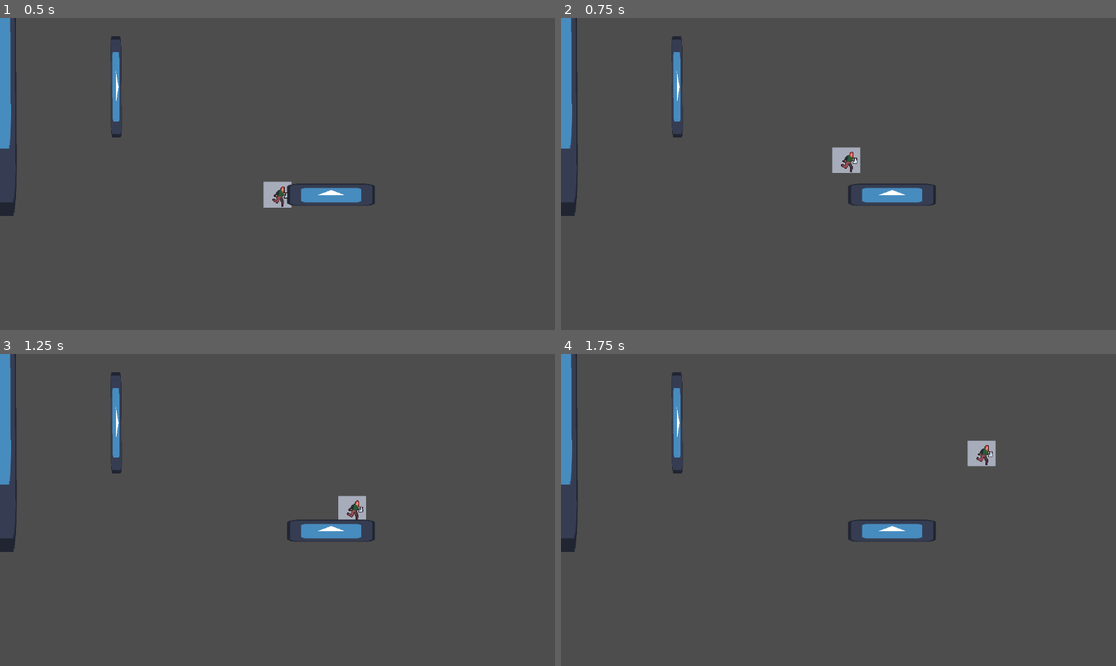
Above: before the commit, frames 1-4 (two rows, left to right).
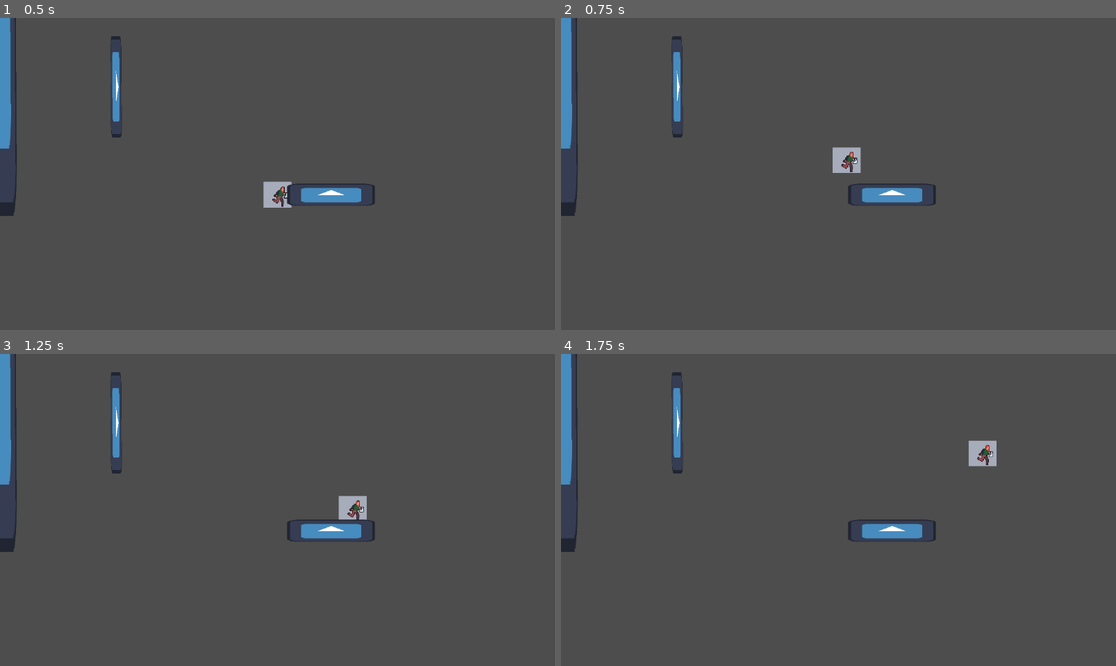
Above: after the commit, the same moments.

Repository: nandedeska/ggj-2026
Game: Godot game, scene res://scenes/game.tscn
The game is run twice, just before and just after one commit, with the same random seed, the same clock (stepped at 60 frames per second) and the same inputs. The engine's default icon, where the game draws it, is replaced by a stand-in: a white triangle on a blue panel in a dark square.
Inputs:
- Up to frame 1 (0.5 s): no input
- Up to frame 2 (0.75 s): hold D (move_right) from 0.53 s (still down); tap W (jump) at 0.6 s
- Up to frame 3 (1.25 s): keep holding D (move_right); tap W (jump) at 0.77, 1.07 s
- Up to frame 4 (1.75 s): keep holding D (move_right); tap W (jump) at 1.35, 1.52 s

Frame 1 is identical in both runs. In frame 2, less than 0.1% of the frame differs, in the area x 48-55%, y 41-50%; in frame 3, less than 0.1%; in frame 4, 0.1%, in the area x 73-79%, y 27-37%.

Commit message:
updated movementscript

Diff:
--- a/scripts/player.gd
+++ b/scripts/player.gd
@@ -2,21 +2,21 @@
 
 const SPEED = 125
 const JUMP_VELOCITY = -300
-const ACCELERATION = 19
-const FRICTION = 22
+const ACCELERATION = 22
+const FRICTION = 20
 
 var floor_contact_cayote: float = 0.0
-const FLOOR_CONTACT_CAYOTE_TIME: float = 0.2
+const FLOOR_CONTACT_CAYOTE_TIME: float = 0.05
 
 const GRAVITY_NORMAL: float = 14
-const GRAVITY_WALL: float = 7
-const WALL_JUMP_PUSH_FORCE: float = 100.0
+const GRAVITY_WALL: float = 12
+const WALL_JUMP_PUSH_FORCE: float = 300.0
 
 var wall_contact_cayote: float = 0.0
-const WALL_CONTACT_CAYOTE_TIME: float = 0.2
+const WALL_CONTACT_CAYOTE_TIME: float = 0.05
 
 var wall_jump_lock: float = 0.0
-const WALL_JUMP_LOCK_TIME: float = 0.05
+const WALL_JUMP_LOCK_TIME: float = 0.1
 
 var look_dir_x: int =  1
 
@@ -25,13 +25,20 @@
 
 func _physics_process(delta: float) -> void:
 	var x_input: float = Input.get_action_strength("move_right") - Input.get_action_strength("move_left")
-	var velocity_weight_x: float = 1 - exp( -(ACCELERATION if x_input else FRICTION)*delta)
+	var velocity_weight_x: float = 1 - exp( - ( ACCELERATION if x_input else FRICTION ) * delta)
 
-	velocity.x = lerp(velocity.x, x_input * SPEED, velocity_weight_x)
+	if wall_jump_lock > 0.0:
+		wall_jump_lock -= delta
+		velocity.x = lerp(velocity.x, x_input * SPEED, velocity_weight_x * 0.2)
+	else:
+		velocity.x = lerp(velocity.x, x_input * SPEED, velocity_weight_x)
 
-	if is_on_floor() or wall_contact_cayote > 0.0:
+	if is_on_floor() or wall_contact_cayote > 0.0 or floor_contact_cayote > 0.0:
 		if Input.is_action_just_pressed("jump"):
 			velocity.y = JUMP_VELOCITY
+			if wall_contact_cayote > 0.0:
+				velocity.x = -look_dir_x * WALL_JUMP_PUSH_FORCE
+				wall_jump_lock = WALL_JUMP_LOCK_TIME
 
 	if !is_on_floor() and velocity.y > 0 and is_on_wall() and velocity.x !=0:
 		look_dir_x = sign(velocity.x)
@@ -41,4 +48,9 @@
 		wall_contact_cayote -= delta
 		velocity.y += GRAVITY_NORMAL
 
+	if !is_on_floor():
+		floor_contact_cayote -= delta
+	else:
+		floor_contact_cayote = FLOOR_CONTACT_CAYOTE_TIME
+
 	move_and_slide()
Not shown, added: scenes/game.tscn6245951975.tmp
Not shown, added: scenes/game.tscn6258877737.tmp
Not shown, added: scenes/game.tscn7168787580.tmp
